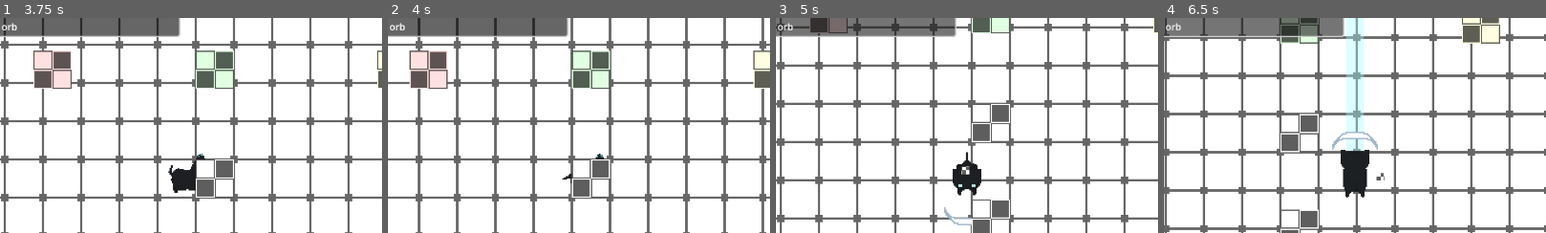
Above: before the commit, frames 1-4 (left to right).
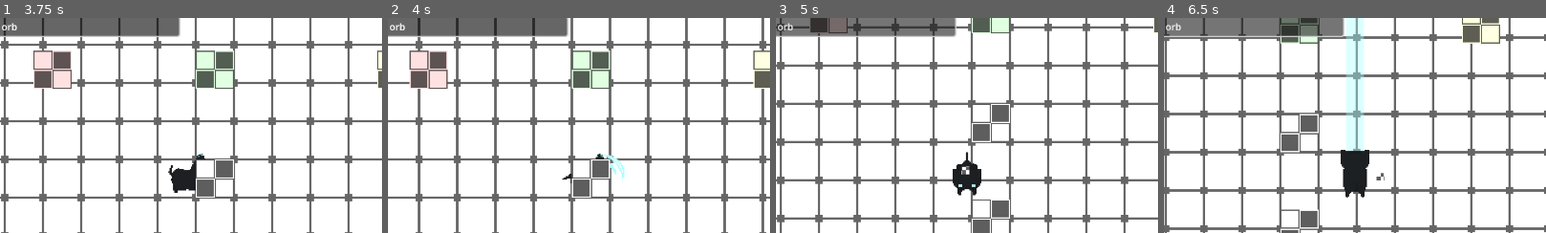
Above: after the commit, the same moments.

Repository: deerformera/neruka
Game: Godot game, scene res://worlds/world.tscn
Two runs of this game, one before a commit and one after it. Both use one fixed random seed, a clock stepped at 60 frames per second and the inputs below.
Inputs (mouse positions are % of the whole screen's width and height, from its top left):
- Up to frame 1 (3.75 s): click ">" at 0.5 s; click "Summon active creature" at 1.25 s; click "Summon passive creature" at 2 s; click "add orb" at 2.75 s; move the mouse to (72, 45) at 3.52 s; hold D (n_right) from 3.53 s (still down); hold Space (n_attack) from 3.53 s (still down)
- Up to frame 2 (4 s): keep holding D (n_right); keep holding Space (n_attack)
- Up to frame 3 (5 s): move the mouse to (30, 55) at 4.27 s; release D (n_right) at 4.28 s; release Space (n_attack) at 4.28 s; hold S (n_down) from 4.28 s (still down); tap Space (n_attack) at 4.35 s
- Up to frame 4 (6.5 s): move the mouse to (60, 28) at 5.02 s; release S (n_down) at 5.03 s; hold D (n_right) 5.03-5.78 s; hold Shift (n_leap) 5.03-5.78 s; tap Space (n_attack) at 5.3, 5.85 s; move the mouse to (45, 70) at 5.77 s; hold W (n_up) from 5.78 s (still down)
The pictures show only the part of the screen within x 25-75%, y 13-63%; the shares and areas given below are measured in that part.

Frame 1 is identical in both runs. In frame 2, 0.2% of the frame differs, in the area x 56-62%, y 63-75%; in frame 3, 0.2%; in frame 4, 0.3%, in the area x 44-56%, y 52-62%.

Commit message:
assets minor improvement

Diff:
--- a/assets/slash.tscn
+++ b/assets/slash.tscn
@@ -1,34 +1,41 @@
-[gd_scene load_steps=7 format=3]
+[gd_scene load_steps=8 format=3 uid="uid://pk5ppbida20q"]
 
-[ext_resource type="Texture2D" uid="uid://d3km06nlq5vvl" path="res://assets/textures/slash.png" id="1_hobm5"]
+[ext_resource type="Texture2D" uid="uid://byy86dpfgkvug" path="res://assets/textures/slash.png" id="1_hobm5"]
 
-[sub_resource type="AtlasTexture" id="AtlasTexture_itw55"]
+[sub_resource type="AtlasTexture" id="AtlasTexture_ibrfy"]
 atlas = ExtResource("1_hobm5")
 region = Rect2(0, 0, 40, 40)
 
-[sub_resource type="AtlasTexture" id="AtlasTexture_hwmgm"]
+[sub_resource type="AtlasTexture" id="AtlasTexture_pr1m3"]
 atlas = ExtResource("1_hobm5")
 region = Rect2(40, 0, 40, 40)
 
-[sub_resource type="AtlasTexture" id="AtlasTexture_l0wwt"]
+[sub_resource type="AtlasTexture" id="AtlasTexture_gqslq"]
 atlas = ExtResource("1_hobm5")
 region = Rect2(80, 0, 40, 40)
+
+[sub_resource type="AtlasTexture" id="AtlasTexture_gbiwf"]
+atlas = ExtResource("1_hobm5")
+region = Rect2(120, 0, 40, 40)
 
 [sub_resource type="SpriteFrames" id="SpriteFrames_aksuy"]
 animations = [{
 "frames": [{
 "duration": 1.0,
-"texture": SubResource("AtlasTexture_itw55")
+"texture": SubResource("AtlasTexture_ibrfy")
 }, {
 "duration": 1.0,
-"texture": SubResource("AtlasTexture_hwmgm")
+"texture": SubResource("AtlasTexture_pr1m3")
 }, {
 "duration": 1.0,
-"texture": SubResource("AtlasTexture_l0wwt")
+"texture": SubResource("AtlasTexture_gqslq")
+}, {
+"duration": 1.0,
+"texture": SubResource("AtlasTexture_gbiwf")
 }],
 "loop": false,
 "name": &"default",
-"speed": 20.0
+"speed": 40.0
 }]
 
 [sub_resource type="GDScript" id="GDScript_slu4p"]
@@ -36,11 +43,13 @@
 
 func _ready():
 	animation_finished.connect(func(): queue_free())
+	if get_parent().animstate.get_current_node() == \"attack2\": flip_v = true
 	self.rotation = get_parent().velocity_static.angle()
 	self.position += get_parent().velocity_static * 20
 "
 
 [node name="slash" type="AnimatedSprite2D"]
+show_behind_parent = true
 sprite_frames = SubResource("SpriteFrames_aksuy")
 autoplay = "default"
 script = SubResource("GDScript_slu4p")
--- a/characters/cat/cat.gd
+++ b/characters/cat/cat.gd
@@ -74,15 +74,14 @@
 	tw.tween_property(self, "global_position", global_position + velocity_static * 10, 0.1).set_ease(Tween.EASE_OUT).set_trans(Tween.TRANS_EXPO)
 	await get_tree().create_timer(0.05).timeout
 	$AttackArea/CollisionShape2D.disabled = false
+	add_child(slash.instantiate())
 	await get_tree().create_timer(0.05).timeout
 	$AttackArea/CollisionShape2D.disabled = true
-	add_child(slash.instantiate())
 
 func die():
 	queue_free()
 
 func pick(obj):
-	print(Utils.player["inventory"])
 	for inv in Utils.player["inventory"]:
 		if inv[0] == obj:
 			inv[1] += 1
--- a/characters/cat/cat.tscn
+++ b/characters/cat/cat.tscn
@@ -1,24 +1,9 @@
-[gd_scene load_steps=136 format=3 uid="uid://b7mbrqybxoisl"]
+[gd_scene load_steps=135 format=3 uid="uid://b7mbrqybxoisl"]
 
 [ext_resource type="Script" path="res://characters/cat/cat.gd" id="1_in7u4"]
 [ext_resource type="Texture2D" uid="uid://cpymps6ec432t" path="res://characters/cat/cat.png" id="1_y0c4x"]
 
 [sub_resource type="RectangleShape2D" id="RectangleShape2D_pkkab"]
-
-[sub_resource type="Animation" id="Animation_y186n"]
-length = 0.001
-tracks/0/type = "value"
-tracks/0/imported = false
-tracks/0/enabled = true
-tracks/0/path = NodePath("../Sprite2D:frame")
-tracks/0/interp = 1
-tracks/0/loop_wrap = true
-tracks/0/keys = {
-"times": PackedFloat32Array(0),
-"transitions": PackedFloat32Array(1),
-"update": 1,
-"values": [240]
-}
 
 [sub_resource type="Animation" id="Animation_helbl"]
 resource_name = "attack1_down"
@@ -1066,7 +1051,6 @@
 
 [sub_resource type="AnimationLibrary" id="AnimationLibrary_rcvpb"]
 _data = {
-"RESET": SubResource("Animation_y186n"),
 "attack1_down": SubResource("Animation_helbl"),
 "attack1_down_left": SubResource("Animation_8b5vp"),
 "attack1_down_right": SubResource("Animation_ie0jl"),
@@ -1540,7 +1524,7 @@
 texture = ExtResource("1_y0c4x")
 hframes = 10
 vframes = 40
-frame = 240
+frame = 71
 
 [node name="AnimationPlayer" type="AnimationPlayer" parent="."]
 root_node = NodePath("../AnimationTree")
Binary file changed: assets/textures/slash.png
Not shown, changed: assets/textures/slash.png.import
Binary file changed: characters/cat/cat.png
